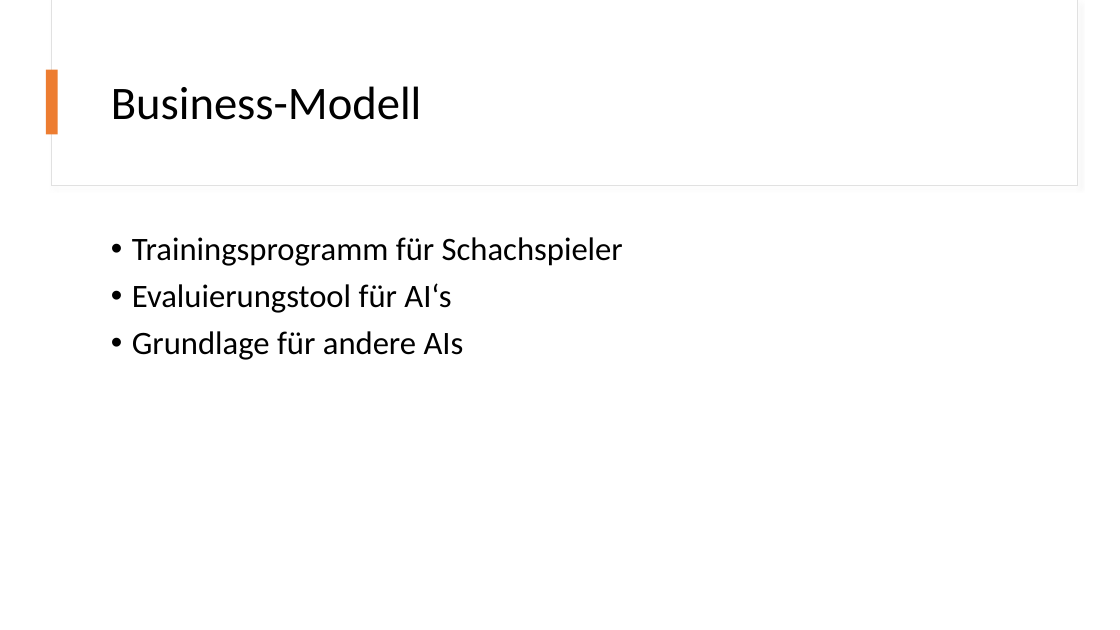
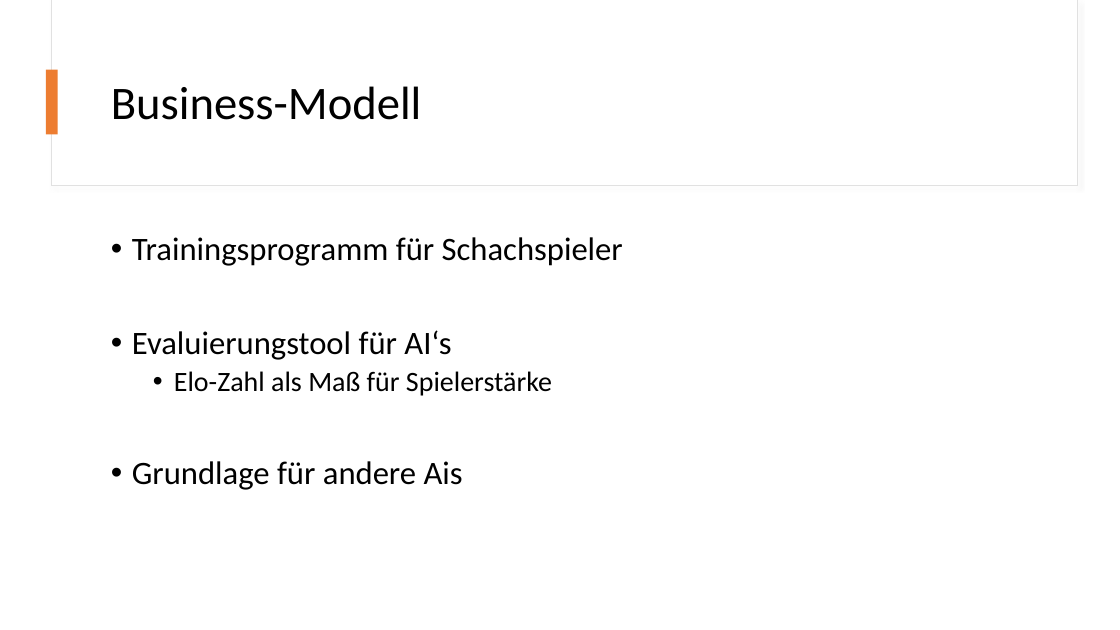
Before and after one commit to Brebeck-Jan/chessmaster, a slide deck: slide 14 of Präsentationen/Abschlusspräsentation/Chessmaster_Abschluss.pptx. Drawn at 1120x630 pixels with LibreOffice and Linux fonts; fonts in the diff are those of the drawing. Boxes give left, top, right and bottom in pixels: in the first picture for what was removed or moved away, otherwise in the second. Text is boxed around its words. In the diff, an @@ line names an element or a change of style, - is before the commit and + after.

```diff
--- a/Präsentationen/Abschlusspräsentation/Chessmaster_Abschluss.pptx
+++ b/Präsentationen/Abschlusspräsentation/Chessmaster_Abschluss.pptx
@@ text at (x1=132, y1=371, x2=552, y2=490): text changed; size 28 to 24 pt @@
-• Grundlage für andere AIs
+  • Elo-Zahl als Maß für Spielerstärke
+• Grundlage für andere Ais
```
Also in this commit, not shown: 3 other slides changed, 1 slide removed, 1 other file.
